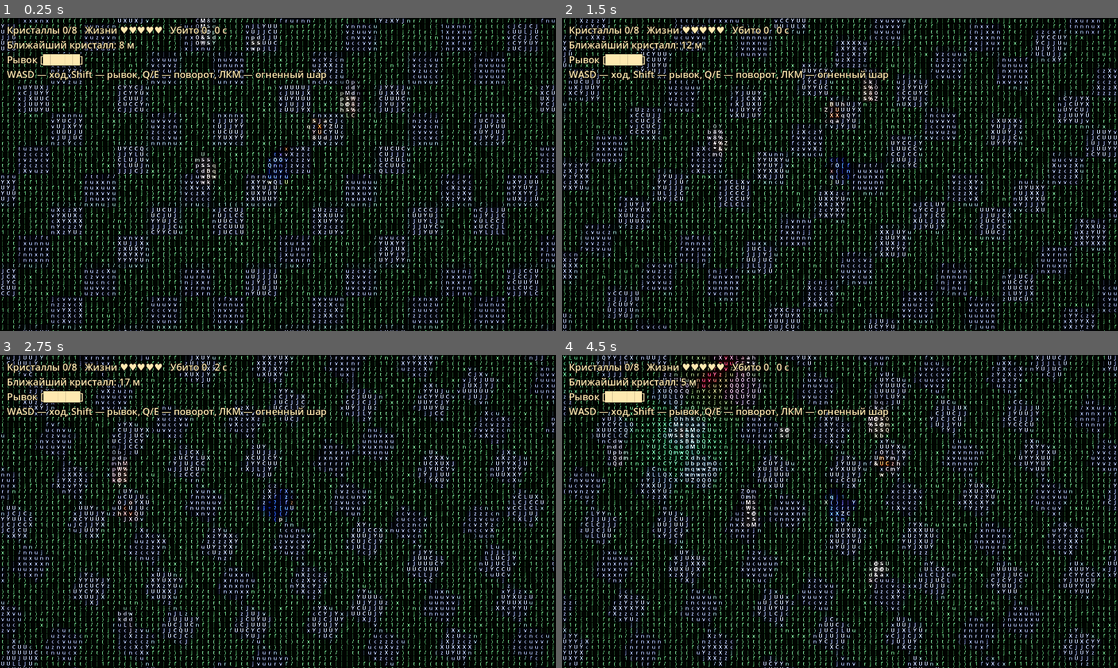
Above: before the commit, frames 1-4 (two rows, left to right).
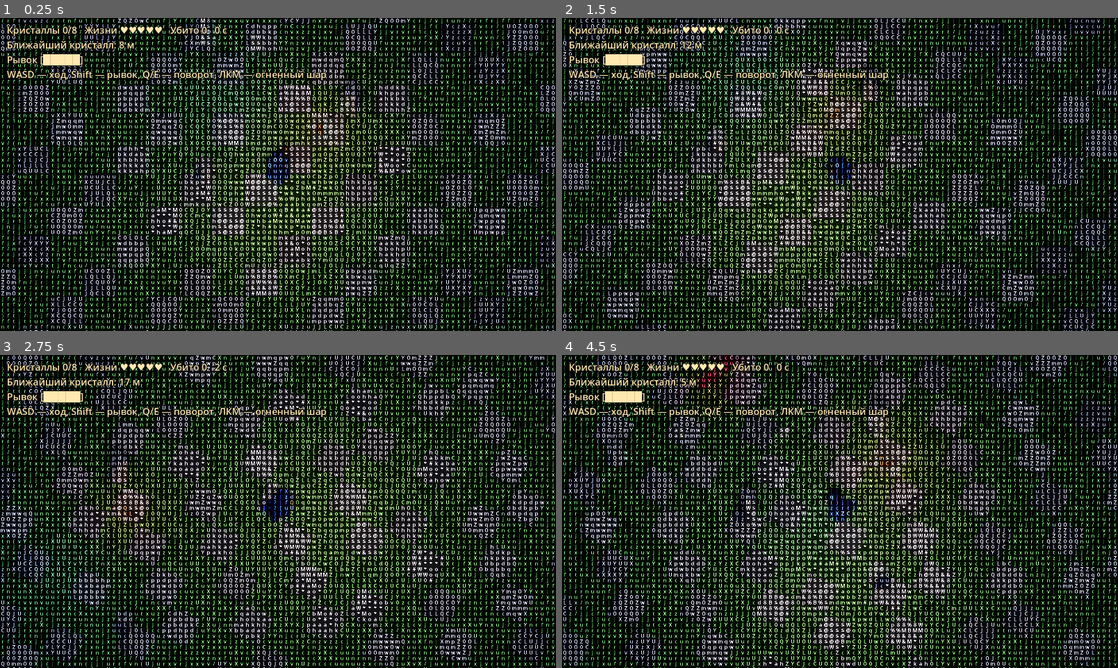
Above: after the commit, the same moments.

Repository: arteick/proxy-test
Game: Godot game, scene res://main.tscn
Two runs of this game, one before a commit and one after it. Both use one fixed random seed, a clock stepped at 60 frames per second and the inputs below.
Inputs (mouse positions are in pixels of both pictures, inside the frame that each line leads up to):
- Up to frame 1 (0.25 s): no input
- Up to frame 2 (1.5 s): tap Enter at 0.5 s; move the mouse to (962, 158) at 0.52 s; hold D 0.53-1.28 s; tap R at 0.6 s; click (962, 158) at 0.67 s; move the mouse to (728, 190) at 1.27 s; hold S from 1.28 s (still down); tap Q at 1.35 s
- Up to frame 3 (2.75 s): move the mouse to (333, 442) at 2.02 s; release S at 2.03 s; hold D from 2.03 s (still down); hold E from 2.03 s (still down)
- Up to frame 4 (4.5 s): move the mouse to (812, 574) at 2.77 s; release D at 2.78 s; release E at 2.78 s; hold W 2.78-3.53 s; tap Shift at 2.85 s; click (812, 574) at 2.92 s; move the mouse to (1006, 558) at 3.52 s; hold A from 3.53 s (still down); tap R at 3.6 s; move the mouse to (673, 464) at 4.27 s; tap Q at 4.35 s

The runs differ from the first frame. In frame 1, 26% of the frame differs, in the area x 0-100%, y 0-100%; in frame 2, 26%; in frame 3, 26%; in frame 4, 26%.

Commit message:
Чат: пул узлов шара вместо удаления света
Co-Authored-By: Claude Sonnet 5.5 <noreply@anthropic.com>
Claude-Session: https://claude.ai/code/session_012vtRW5BJStuFViSpVNrM7S

Diff:
--- a/godot/scripts/spells.gd
+++ b/godot/scripts/spells.gd
@@ -13,6 +13,8 @@
 var flying: Array = [] # [Fireball, Node3D, Trail, Node3D шлейфа]
 var explosions: Array = [] # [Explosion, Node3D]
 var scorches: Array = []
+var ball_pool: Array = [] # узлы шара с OmniLight не удаляются (смена числа источников вешает веб): паркуются и берутся снова
+const BALL_POOL := 4
 var boom_seed := 1
 var hit_test: Callable # (Vector3) -> bool: шар коснулся врага
 var ball_blocked := false # после отмены ждём отпускания ЛКМ
@@ -20,6 +22,16 @@
 func setup(hero_: Node3D, cam_: Camera3D) -> void:
 	hero = hero_
 	cam = cam_
+	for i in BALL_POOL:
+		_release_ball(Fireball.make_node(self))
+
+func _acquire_ball() -> Node3D:
+	return ball_pool.pop_back() if not ball_pool.is_empty() else Fireball.make_node(self)
+
+func _release_ball(n: Node3D) -> void:
+	n.position = Vector3(0, -500, 0)
+	n.get_meta("light").light_energy = 0.001
+	ball_pool.append(n)
 
 func charging() -> bool:
 	return ball != null and ball.state == "charging"
@@ -45,7 +57,7 @@
 		ball_blocked = false
 	if ball == null and lmb and not rmb and not ball_blocked and can_cast:
 		ball = Fireball.new()
-		ball_node = Fireball.make_node(self)
+		ball_node = _acquire_ball()
 	if ball != null:
 		ball.update(dt, lmb, rmb)
 		ball.pos = hero.position + Vector3(0, 3.7 * ms, 0)
@@ -59,7 +71,7 @@
 			flying.append([ball, ball_node, Trail.new(), Trail.make_node(self)])
 			ball = null
 		elif ball.state == "gone":
-			ball_node.queue_free()
+			_release_ball(ball_node)
 			ball = null
 		else:
 			Fireball.apply(ball_node, ball, ms, t)
@@ -74,8 +86,8 @@
 		if f[0].state == "exploded":
 			_explode(f[0].pos)
 		if f[0].state == "exploded" or f[0].state == "gone":
-			if not f[1].is_queued_for_deletion(): # шлейф живёт ещё ~0.5 с — узел шара освобождаем один раз
-				f[1].queue_free()
+			if not ball_pool.has(f[1]): # шлейф живёт ещё ~0.5 с — узел шара возвращаем один раз
+				_release_ball(f[1])
 		else:
 			Fireball.apply(f[1], f[0], ms, t)
 		if not live:
Not shown, changed: docs/MEMORY.md
Not shown, changed: docs/PROGRESS.md
Not shown, added: docs/chat/20261026-044605-6lcm.md
